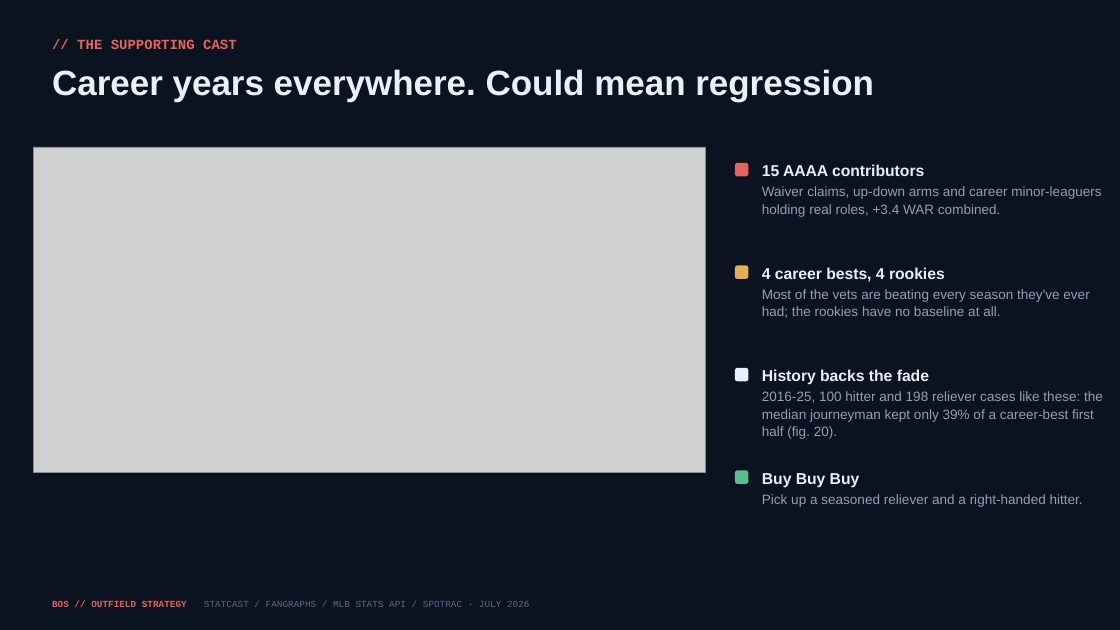
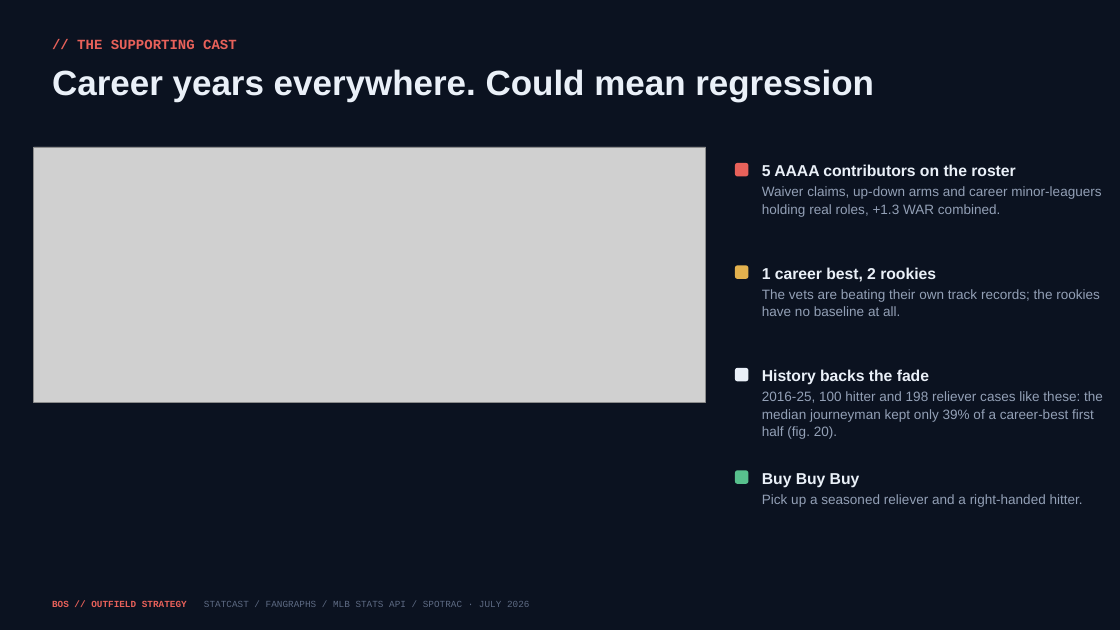
Before and after one commit to justinloo12/jarren-duran-outlier-analysis, a slide deck: slide 11 of outputs/Red_Sox_Trade_Deadline.pptx. Drawn at 1120x630 pixels with LibreOffice and Linux fonts; fonts in the diff are those of the drawing; grey boxes stand for pictures. Boxes give left, top, right and bottom in pixels: in the first picture for what was removed or moved away, otherwise in the second. Text is boxed around its words. In the diff, an @@ line names an element or a change of style, - is before the commit and + after.

```diff
--- a/outputs/Red_Sox_Trade_Deadline.pptx
+++ b/outputs/Red_Sox_Trade_Deadline.pptx
@@ picture: place and size @@
-picture at [34,147,706,473]
+picture at [34,147,706,402]
@@ text at [762,164,1101,217]: text changed @@
-15 AAAA contributors
-Waiver claims, up-down arms and career minor-leaguers holding real roles, +3.4 WAR combined.
+5 AAAA contributors on the roster
+Waiver claims, up-down arms and career minor-leaguers holding real roles, +1.3 WAR combined.
@@ text at [762,267,1100,316]: text changed @@
-4 career bests, 4 rookies
-Most of the vets are beating every season they've ever had; the rookies have no baseline at all.
+1 career best, 2 rookies
+The vets are beating their own track records; the rookies have no baseline at all.
```
Also in this commit, not shown: 8 other files.
